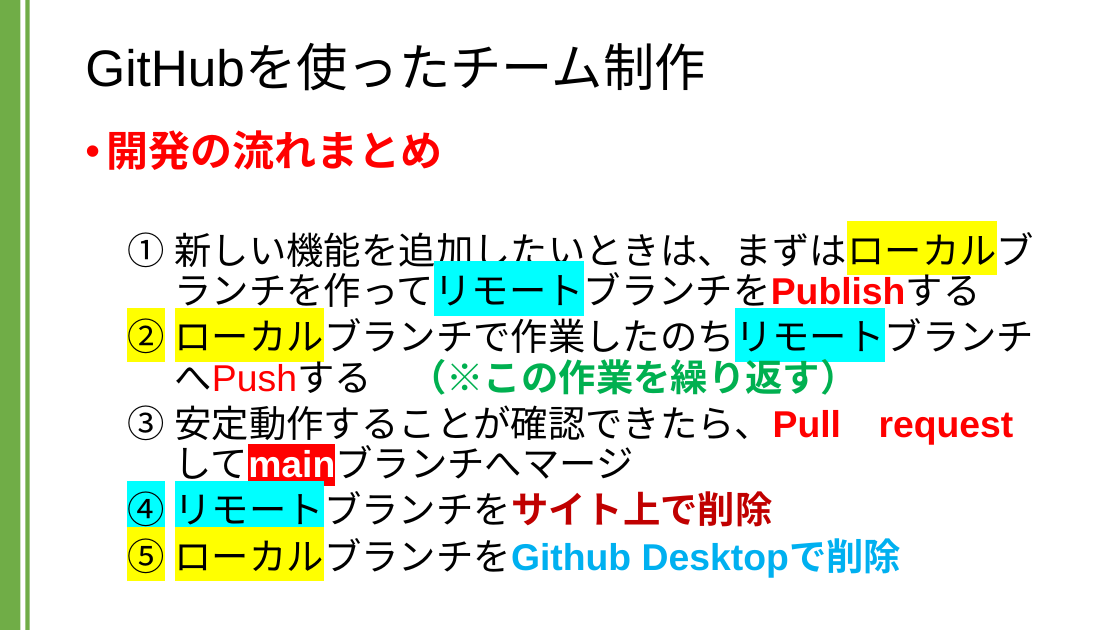
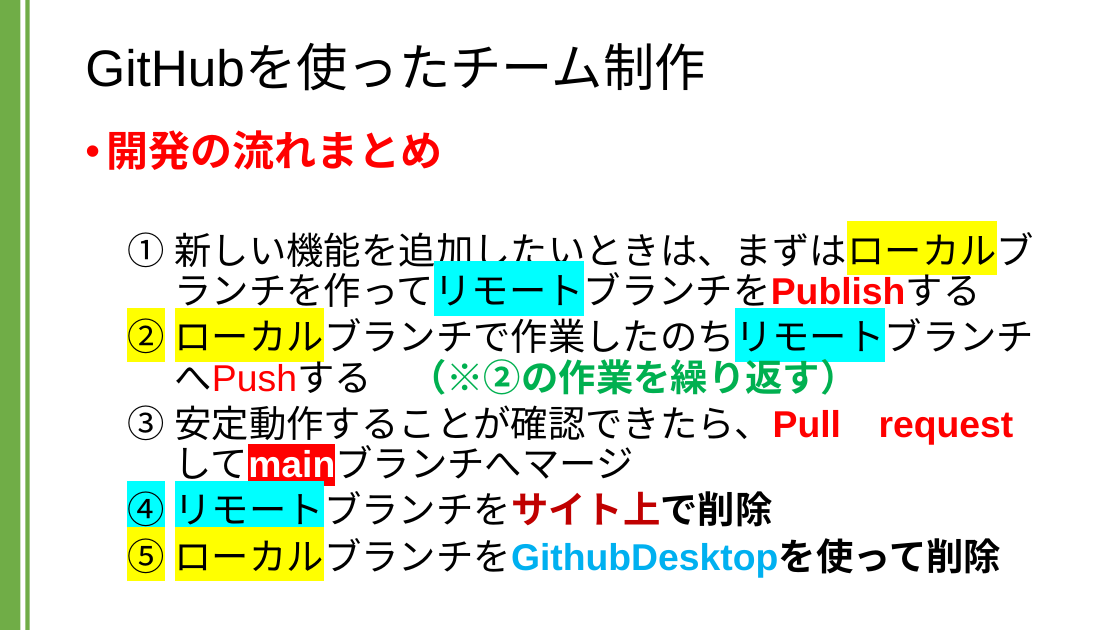
Before and after one commit to kic-murata/cpp2024, a slide deck: slide 53 of 授業資料/GitHubを用いたチーム制作.pptx. Drawn at 1120x630 pixels with LibreOffice and Linux fonts; fonts in the diff are those of the drawing. Boxes give left, top, right and bottom in pixels: in the first picture for what was removed or moved away, otherwise in the second. Text is boxed around its words. In the diff, an @@ line names an element or a change of style, - is before the commit and + after.

```diff
--- a/授業資料/GitHubを用いたチーム制作.pptx
+++ b/授業資料/GitHubを用いたチーム制作.pptx
@@ text at <box>175,313,1035,395</box>: text changed @@
-  2. ローカルブランチで作業したのちリモートブランチへPushする （※この作業を繰り返す）
+  2. ローカルブランチで作業したのちリモートブランチへPushする （※②の作業を繰り返す）
@@ text at <box>175,486,773,534</box>: text colour #C00000 to #000000 in "リモートブランチをサイト上で削除" @@
@@ text at <box>175,532,1001,580</box>: text changed; text colour #00B0F0 to #000000 @@
-  5. ローカルブランチをGithub Desktopで削除
+  5. ローカルブランチをGithubDesktopを使って削除
```
Also in this commit, not shown: 3 other slides changed, 1 other file.
